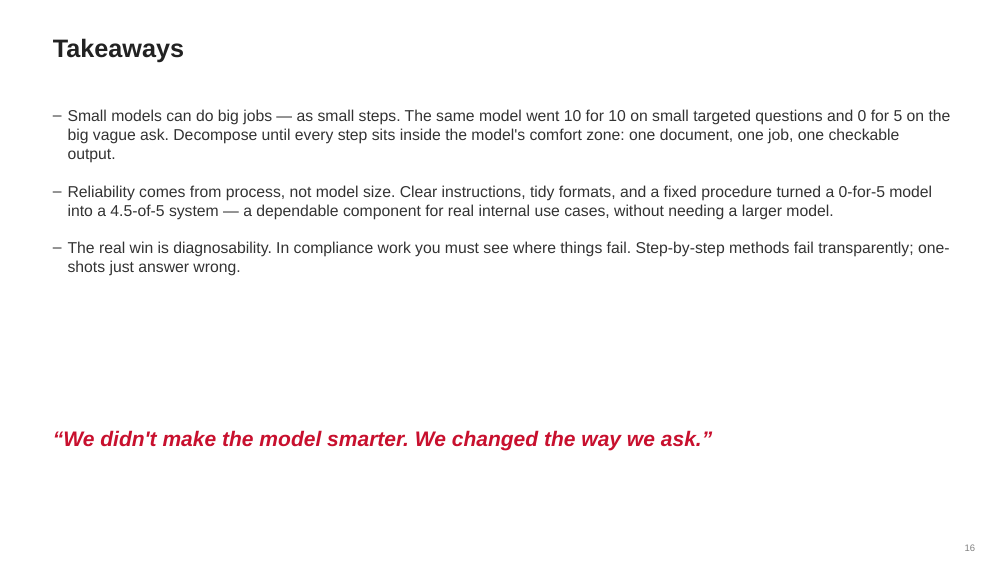
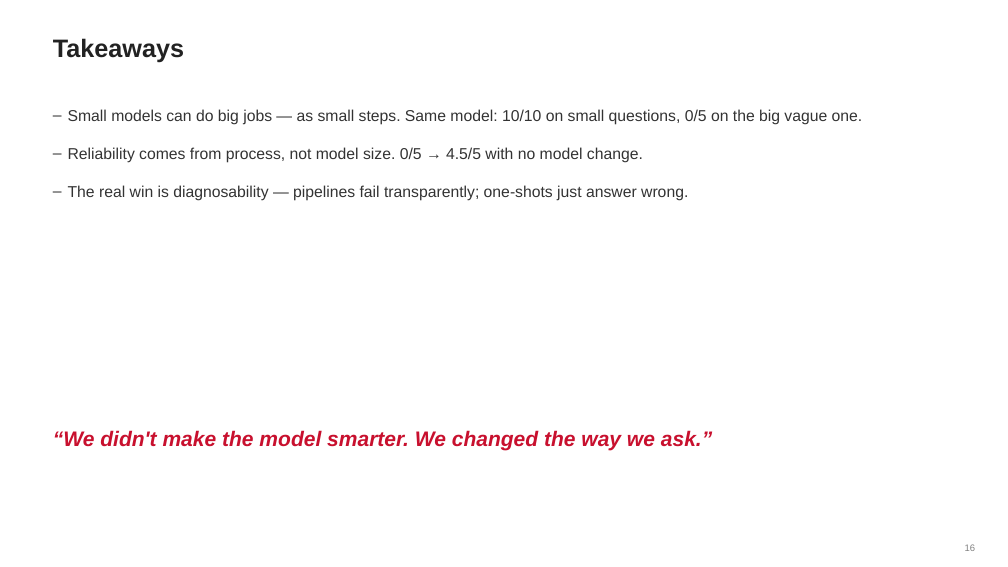
Before and after one commit to ld2955/SelfProject, a slide deck: slide 16 of AI_Summer_League_Demo_plain.pptx. Drawn at 1008x567 pixels with LibreOffice and Linux fonts; fonts in the diff are those of the drawing. Boxes give left, top, right and bottom in pixels: in the first picture for what was removed or moved away, otherwise in the second. Text is boxed around its words. In the diff, an @@ line names an element or a change of style, - is before the commit and + after.

```diff
--- a/AI_Summer_League_Demo_plain.pptx
+++ b/AI_Summer_League_Demo_plain.pptx
@@ text at bbox=[68, 109, 863, 201]: text changed @@
-– Small models can do big jobs — as small steps. The same model went 10 for 10 on small targeted questions and 0 for 5 on the big vague ask. Decompose until every step sits inside the model's comfort zone: one document, one job, one checkable output.
-– Reliability comes from process, not model size. Clear instructions, tidy formats, and a fixed procedure turned a 0-for-5 model into a 4.5-of-5 system — a dependable component for real internal use cases, without needing a larger model.
-– The real win is diagnosability. In compliance work you must see where things fail. Step-by-step methods fail transparently; one-shots just answer wrong.
+– Small models can do big jobs — as small steps. Same model: 10/10 on small questions, 0/5 on the big vague one.
+– Reliability comes from process, not model size. 0/5 → 4.5/5 with no model change.
+– The real win is diagnosability — pipelines fail transparently; one-shots just answer wrong.
```
Also in this commit, not shown: 14 other slides changed.
